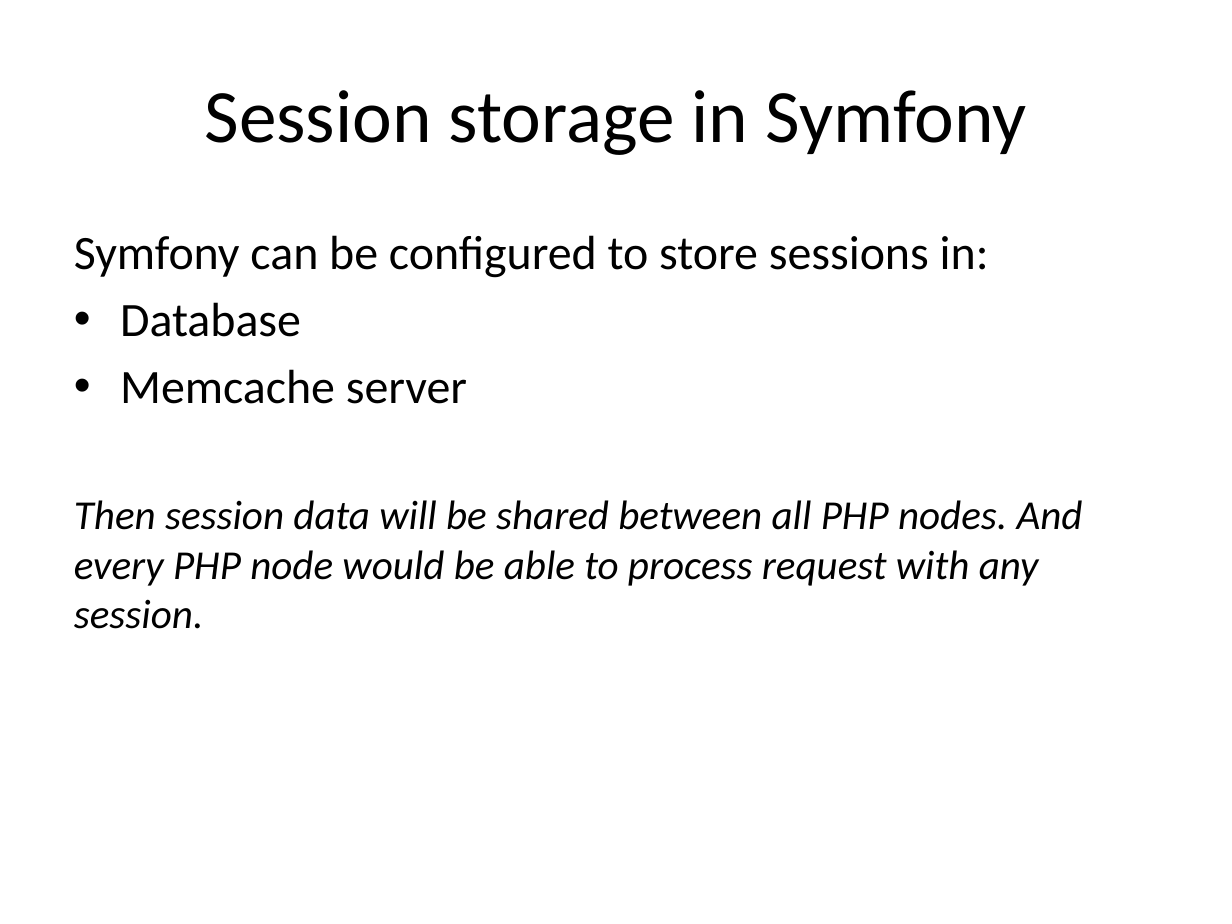
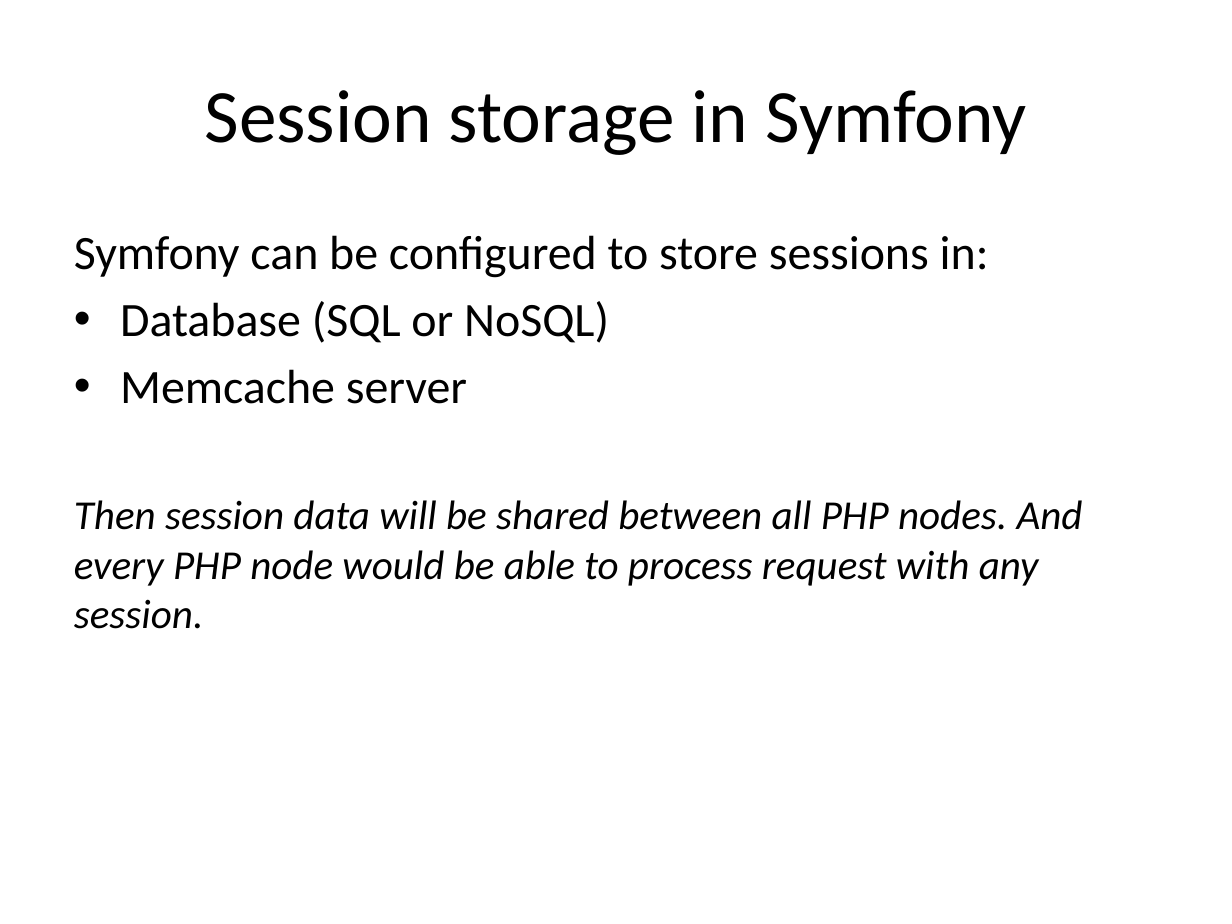
Before and after one commit to e-moe/sf-levi9, a slide deck: slide 6 of assets/workshop_3_highload.pptx. Drawn at 1232x924 pixels with LibreOffice and Linux fonts; fonts in the diff are those of the drawing. Boxes give left, top, right and bottom in pixels: in the first picture for what was removed or moved away, otherwise in the second. Text is boxed around its words. In the diff, an @@ line names an element or a change of style, - is before the commit and + after.

```diff
--- a/assets/workshop_3_highload.pptx
+++ b/assets/workshop_3_highload.pptx
@@ text at <box>120,301,609,343</box>: text changed @@
-• Database
+• Database (SQL or NoSQL)
```
Also in this commit, not shown: 6 other slides changed.
